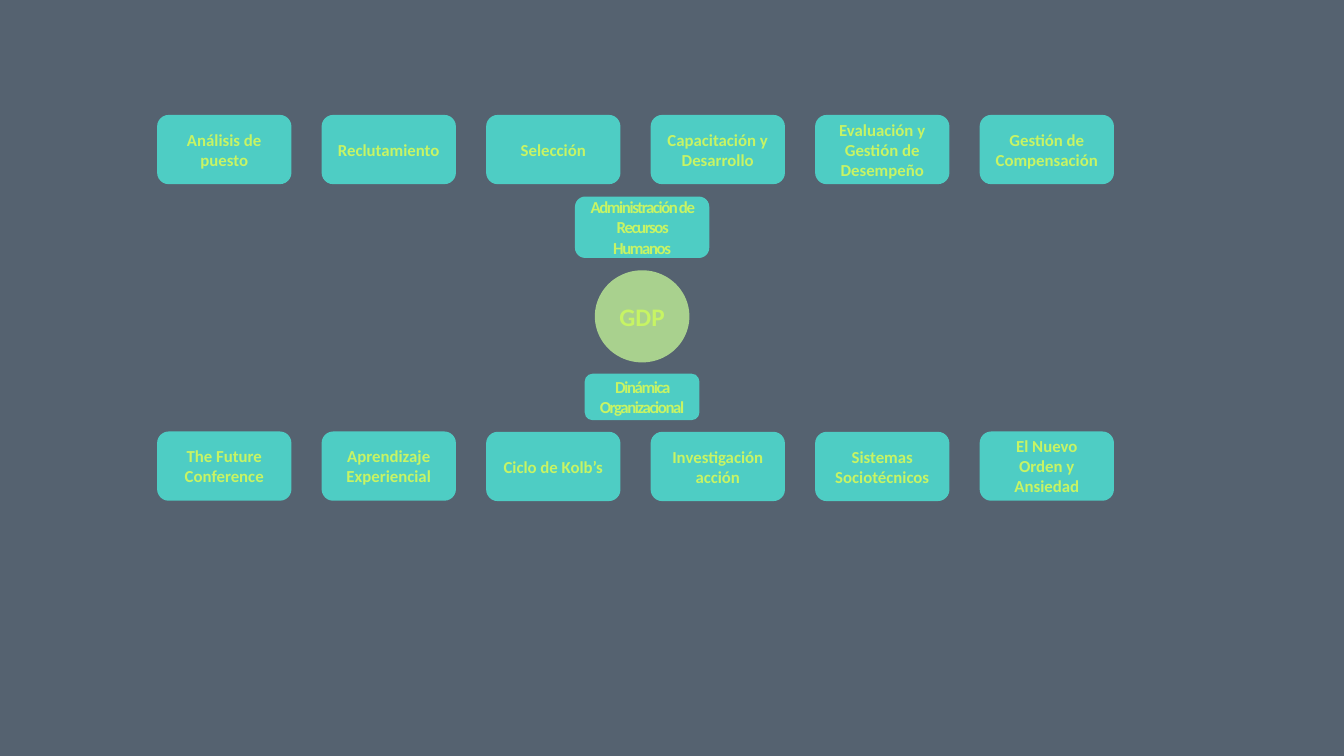
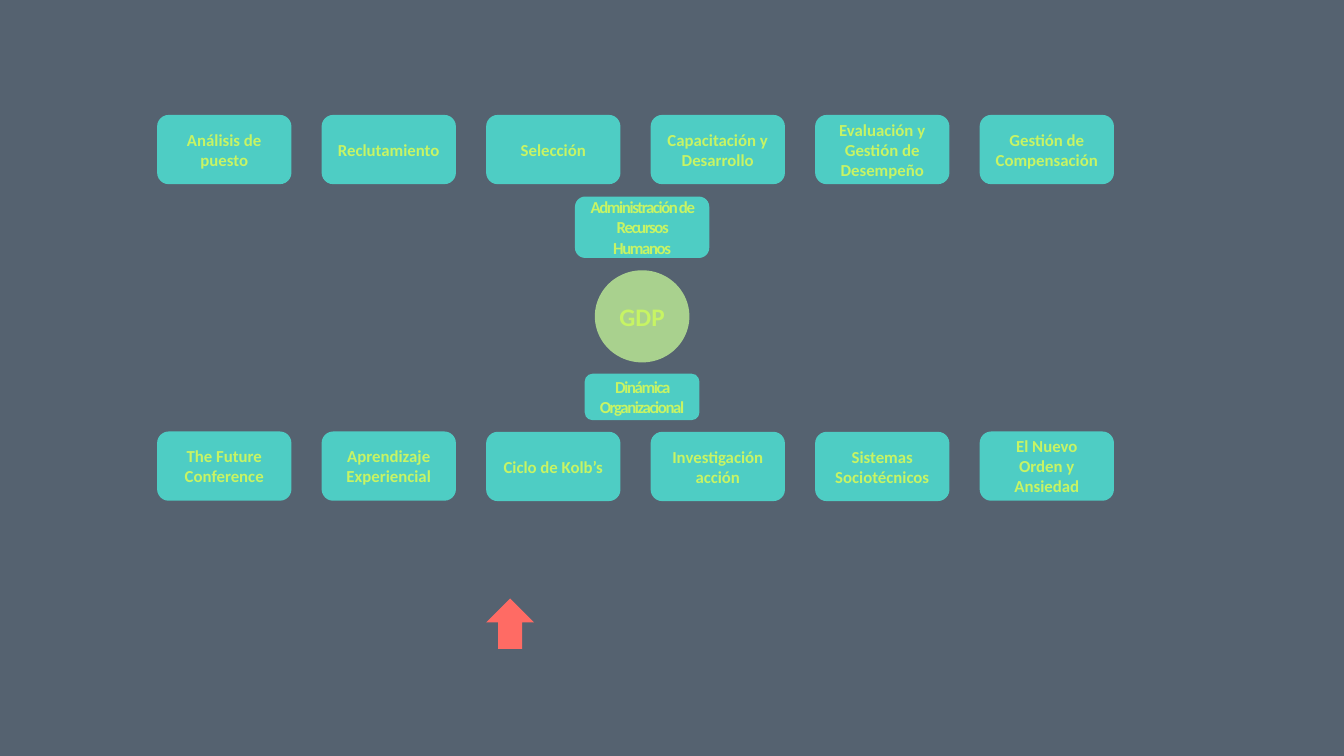
Before and after one commit to r0g0o/GDP-PW, a slide deck: slide 2 of media/Resumen.pptx. Drawn at 1344x756 pixels with LibreOffice and Linux fonts; fonts in the diff are those of the drawing. Boxes give left, top, right and bottom in pixels: in the first picture for what was removed or moved away, otherwise in the second. Text is boxed around its words. In the diff, an @@ line names an element or a change of style, - is before the commit and + after.

```diff
--- a/media/Resumen.pptx
+++ b/media/Resumen.pptx
@@ up arrow added at box(486, 599, 534, 649), fill #FF6B64 @@
```
Also in this commit, not shown: 5 other files.
